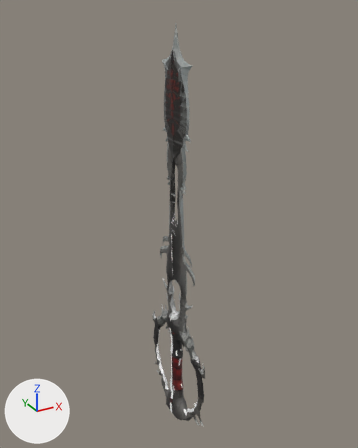
An edit to the OBJ model src/main/resources/assets/kkremind/models/item/keyblade/xephiro_keyblade.obj, drawn before and after from the same camera.
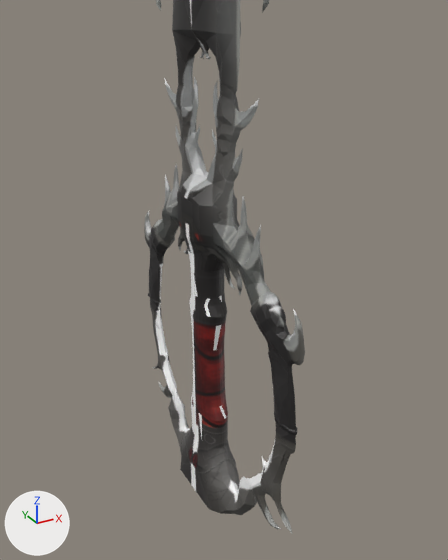
Old and new are each drawn whole from a 50 mm lens placed at (-5.4, -9.95, 13.45), pointed at (0.18, 0.19, 8.37) and again close up from a 50 mm lens placed at (-2.39, -4.66, 7.15), pointed at (-0.39, -1.01, 5.33). Every picture has the same lights, and +X, +Y and +Z are marked at lower left. The older version's two pictures come first. Where no turn or scale is listed for an object, it has been applied to the vertices.

In view in the first close-up: 'Keyblade'.
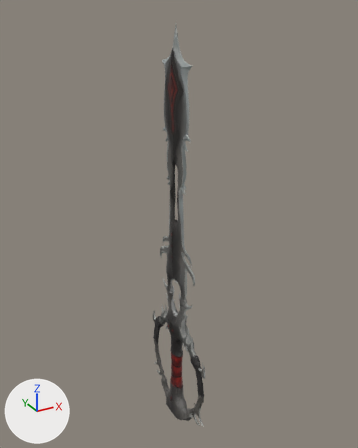
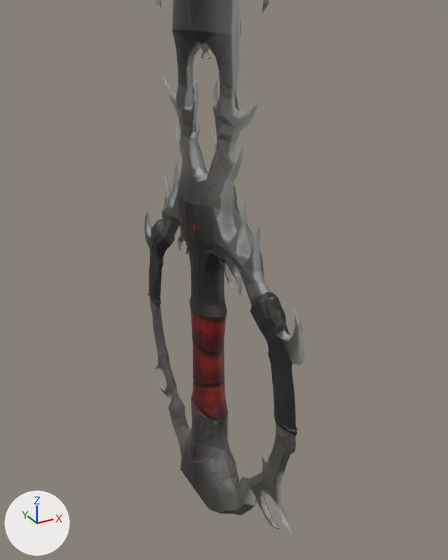
Changed parts and their boxes (x1, y1, x2, y2) in the close-ups (448 x 560 px):
part 1 of me_keyblade, reshaped
    before: (148, 53, 297, 508)
    after: (181, 53, 207, 234)
part 2 of me_keyblade, surface changed
    both: (144, 220, 305, 529)

What the commit changed:
me_keyblade is used by ob_keyblade; location (0.0, 0.0, 0.0).
me_keyblade had 2804 vertices, 5604 faces, 22 loose edges and spanned x -0.21..0.21, y -1.52..1.52, z 2.41..13.17.
me_keyblade now has 2468 vertices, 4934 faces, 22 loose edges and spans x -0.22..0.22, y -1.52..1.52, z 2.41..13.17.
me_keyblade part 1: 12 vertices moved within x 0.0, y -0.03..0.03, z 6.79..6.81; 338 vertices removed from x -0.2..0.2, y -1.48..1.48, z 2.77..6.07; 2 vertices added at x -0.22..0.22, y 0.0, z 5.63.
me_keyblade part 2: 1504 kept faces spanning x -0.19..0.19, y -1.52..1.52, z 2.41..5.14 get new texture (UV) coordinates.
